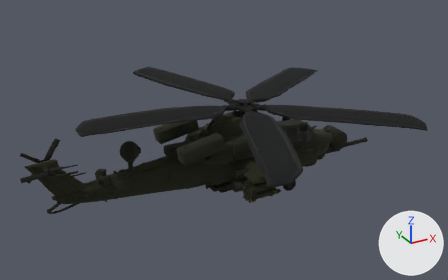
The glTF model art/meshes/vehicles/heli_peten.glb as it was, and as the next commit left it.
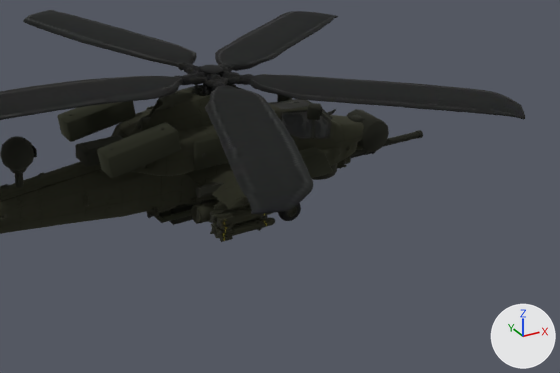
Each version is shown whole from a 50 mm camera at (-3.27, -6.33, 3.92) aimed at (0.22, 0.01, 0.75), then close up on the part from 27% to 100% of the width and 22% to 100% of the height. The axes (+X, +Y, +Z) are drawn at lower right. The lights are the same throughout. The older version's two pictures come first. Vertices at exactly the same position are counted once.

Before the edit, the objects in view are built like this:
```python
ob_kit_armour_3_hull_hull = bpy.data.objects.new('kit_armour_3_hull_hull', me_kit_armour_3_hull_hull)
ob_kit_armour_3_hull_hull.location = (0.0, 0.0, 0.0)
ob_kit_firepower_1_hull_metal = bpy.data.objects.new('kit_firepower_1_hull_metal', me_kit_firepower_1_hull_metal)
ob_kit_firepower_1_hull_metal.location = (0.0, 0.0, 0.0)
ob_kit_firepower_2_hull_metal = bpy.data.objects.new('kit_firepower_2_hull_metal', me_kit_firepower_2_hull_metal)
ob_kit_firepower_2_hull_metal.location = (0.0, 0.0, 0.0)
ob_kit_firepower_3_hull_metal = bpy.data.objects.new('kit_firepower_3_hull_metal', me_kit_firepower_3_hull_metal)
ob_kit_firepower_3_hull_metal.location = (0.0, 0.0, 0.0)
ob_kit_sensors_1_hull_glass = bpy.data.objects.new('kit_sensors_1_hull_glass', me_kit_sensors_1_hull_glass)
ob_kit_sensors_1_hull_glass.location = (0.0, 0.0, 0.0)
# also in view: 'kit_sensors_2_hull_hull' at (-0.05, 0.0, 0.66); 'kit_armour_2_hull_hull' at (-0.29, 0.0, 0.88); 'rotor_metal' at (0.4, -0.01, 1.17); 'hull_glass' at (0.41, 0.01, 0.98); 'kit_armour_1_hull_hull' at (0.42, 0.01, 0.74)
```
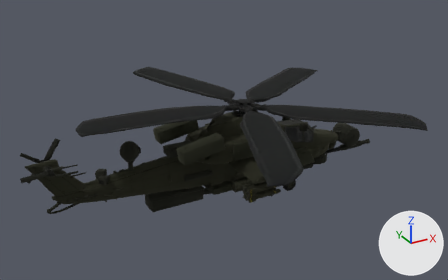
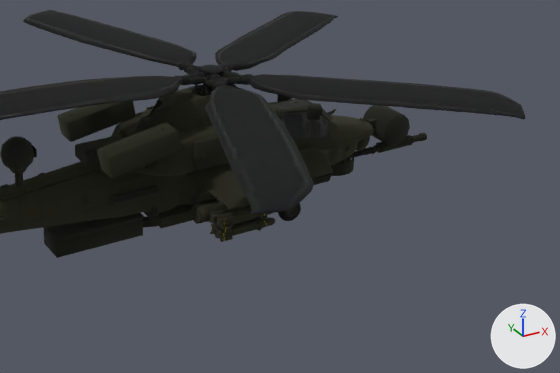
Boxes [x1, y1, x2, y2] around the edits, measured in the close-ups (560 x 373 px; the box of a moved part takes in the faces that stretch with it):
'kit_firepower_2_hull_metal', reshaped
    before: [169, 199, 214, 225]
    after: [43, 175, 331, 258]
'kit_sensors_1_hull_glass', reshaped
    before: [347, 109, 389, 152]
    after: [363, 105, 410, 146]
'kit_firepower_1_hull_metal', reshaped
    before: [351, 130, 423, 156]
    after: [373, 133, 427, 153]
'kit_firepower_3_hull_metal', reshaped
    before: [312, 163, 337, 180]
    after: [325, 155, 354, 176]
part 1 of me_kit_firepower_1_hull_metal, rebuilt
    before: [382, 130, 423, 147]
    after: [373, 133, 427, 153]
part 2 of me_kit_firepower_2_hull_metal, moved or reshaped (mostly hidden before)
    before: [169, 200, 214, 225]
    after: [44, 219, 143, 258]
part 3 of me_kit_firepower_2_hull_metal, moved or reshaped (mostly hidden before)
    before: [173, 199, 211, 209]
    after: [43, 213, 144, 241]
part 4 of me_kit_firepower_2_hull_metal, added
    after: [143, 175, 331, 228]
part 5 of me_kit_firepower_3_hull_metal, added
    after: [325, 155, 354, 176]
part 6 of me_kit_firepower_3_hull_metal, deleted (mostly hidden)
    before: [312, 163, 337, 180]
part 7 of me_kit_sensors_1_hull_glass, moved or reshaped
    before: [347, 109, 389, 152]
    after: [363, 105, 410, 146]
part 8 of me_kit_sensors_1_hull_glass, deleted
    before: [348, 115, 364, 122]
part 9 of me_kit_sensors_1_hull_glass, added
    after: [366, 118, 377, 127]

What the commit changed:
me_kit_firepower_1_hull_metal is used by ob_kit_firepower_1_hull_metal; location (0.0, 0.0, 0.0).
me_kit_firepower_1_hull_metal had 96 vertices, 166 faces and spanned x 1.636..2.599, y -0.05..0.062, z 0.201..0.313.
me_kit_firepower_1_hull_metal now has 64 vertices, 124 faces and spans x 2.108..2.648, y -0.039..0.051, z 0.178..0.269.
me_kit_firepower_1_hull_metal part 1: the loose piece of 32 vertices spanning x 2.044..2.599, y -0.03..0.042, z 0.221..0.293 is rebuilt with 64 vertices and now spans x 2.108..2.648, y -0.039..0.051, z 0.178..0.269.
Other edits to the shape of me_kit_firepower_1_hull_metal do not show in these pictures.
me_kit_firepower_2_hull_metal is used by ob_kit_firepower_2_hull_metal; location (0.0, 0.0, 0.0).
me_kit_firepower_2_hull_metal had 76 vertices, 132 faces and spanned x 0.094..1.332, y -0.126..0.126, z 0.075..0.245.
me_kit_firepower_2_hull_metal now has 80 vertices, 140 faces and spans x -0.856..1.668, y -0.126..0.126, z 0.05..0.225.
me_kit_firepower_2_hull_metal part 2: the loose piece of 24 vertices spanning x 0.1..0.8, y -0.12..0.12, z 0.075..0.215 is moved by (-0.95, 0.0, -0.02).
me_kit_firepower_2_hull_metal part 3: the loose piece of 24 vertices spanning x 0.094..0.806, y -0.126..0.126, z 0.215..0.245 is moved by (-0.95, 0.0, -0.02).
me_kit_firepower_2_hull_metal part 4: a new loose piece of 16 vertices spanning x -0.145..1.668, y -0.03..0.03, z 0.05..0.191, in mat_material (picture img_base_color).
Other edits to the shape of me_kit_firepower_2_hull_metal do not show in these pictures.
me_kit_firepower_3_hull_metal is used by ob_kit_firepower_3_hull_metal; location (0.0, 0.0, 0.0).
me_kit_firepower_3_hull_metal had 80 vertices, 152 faces and spanned x 1.338..1.684, y -0.164..0.176, z 0.147..0.407.
me_kit_firepower_3_hull_metal now has 76 vertices, 144 faces and spans x 1.51..1.852, y -0.161..0.173, z 0.15..0.255.
me_kit_firepower_3_hull_metal part 5: a new loose piece of 52 vertices spanning x 1.51..1.83, y -0.161..0.173, z 0.15..0.255, in mat_material (picture img_base_color).
me_kit_firepower_3_hull_metal part 6: 56 vertices removed from x 1.338..1.67, y -0.164..0.176, z 0.147..0.407.
Other edits to the shape of me_kit_firepower_3_hull_metal do not show in these pictures.
me_kit_sensors_1_hull_glass is used by ob_kit_sensors_1_hull_glass; location (0.0, 0.0, 0.0).
me_kit_sensors_1_hull_glass had 96 vertices, 180 faces and spanned x 1.83..2.125, y -0.15..0.15, z 0.28..0.56.
me_kit_sensors_1_hull_glass now has 80 vertices, 144 faces and spans x 2.008..2.345, y -0.15..0.15, z 0.29..0.57.
me_kit_sensors_1_hull_glass part 7: the loose piece of 48 vertices spanning x 1.84..2.12, y -0.15..0.15, z 0.28..0.56 is moved by (0.22, 0.0, 0.01).
me_kit_sensors_1_hull_glass part 8: the loose piece of 24 vertices spanning x 1.83..1.93, y -0.05..0.05, z 0.48..0.56 is deleted.
me_kit_sensors_1_hull_glass part 9: 8 vertices added at x 2.008..2.08, y -0.03..0.03, z 0.455..0.505.
Other edits to the shape of me_kit_sensors_1_hull_glass do not show in these pictures.
